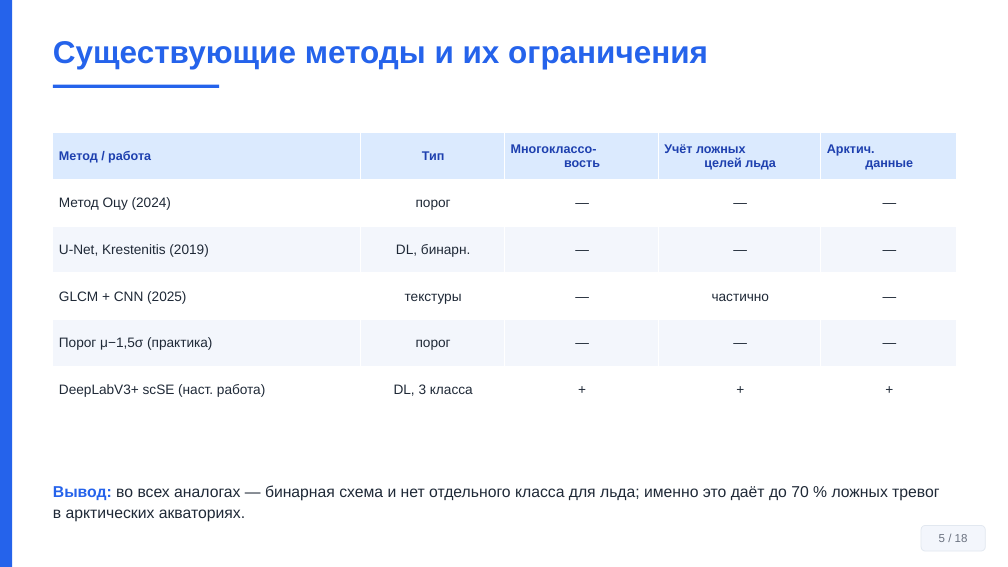
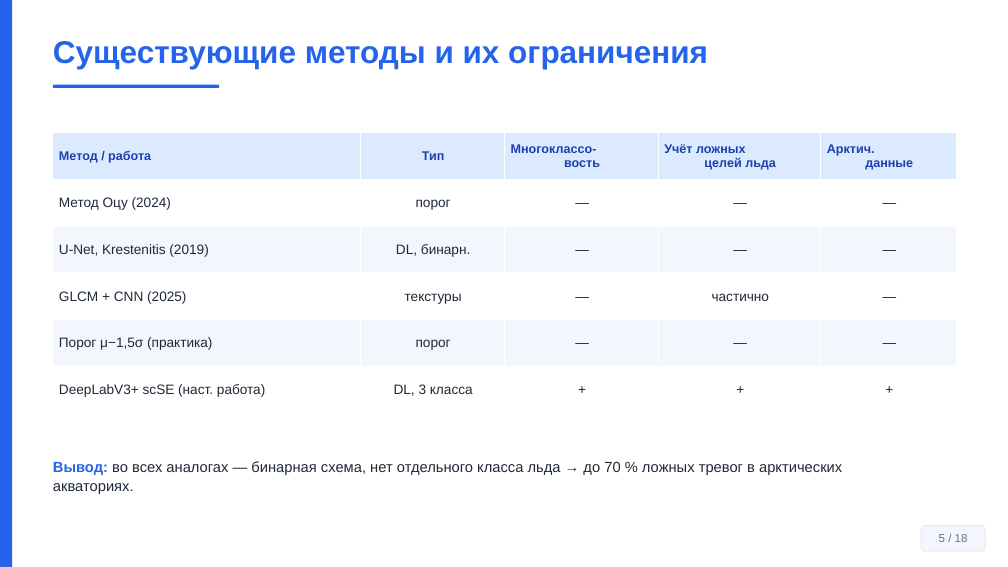
Before and after one commit to Confucius-hub/spbu_db_hw, a slide deck: slide 5 of thesis/vkr_final/Презентация_Финал_Байханов_2026.pptx. Drawn at 1008x567 pixels with LibreOffice and Linux fonts; fonts in the diff are those of the drawing. Boxes give left, top, right and bottom in pixels: in the first picture for what was removed or moved away, otherwise in the second. Text is boxed around its words. In the diff, an @@ line names an element or a change of style, - is before the commit and + after.

```diff
--- a/thesis/vkr_final/Презентация_Финал_Байханов_2026.pptx
+++ b/thesis/vkr_final/Презентация_Финал_Байханов_2026.pptx
@@ text at <box>53,461,842,494</box>: text changed; size 15 to 14 pt @@
-Вывод: во всех аналогах — бинарная схема и нет отдельного класса для льда; именно это даёт до 70 % ложных тревог в арктических акваториях.
+Вывод: во всех аналогах — бинарная схема, нет отдельного класса льда → до 70 % ложных тревог в арктических акваториях.
```
Also in this commit, not shown: 2 other slides changed, 3 other files.
